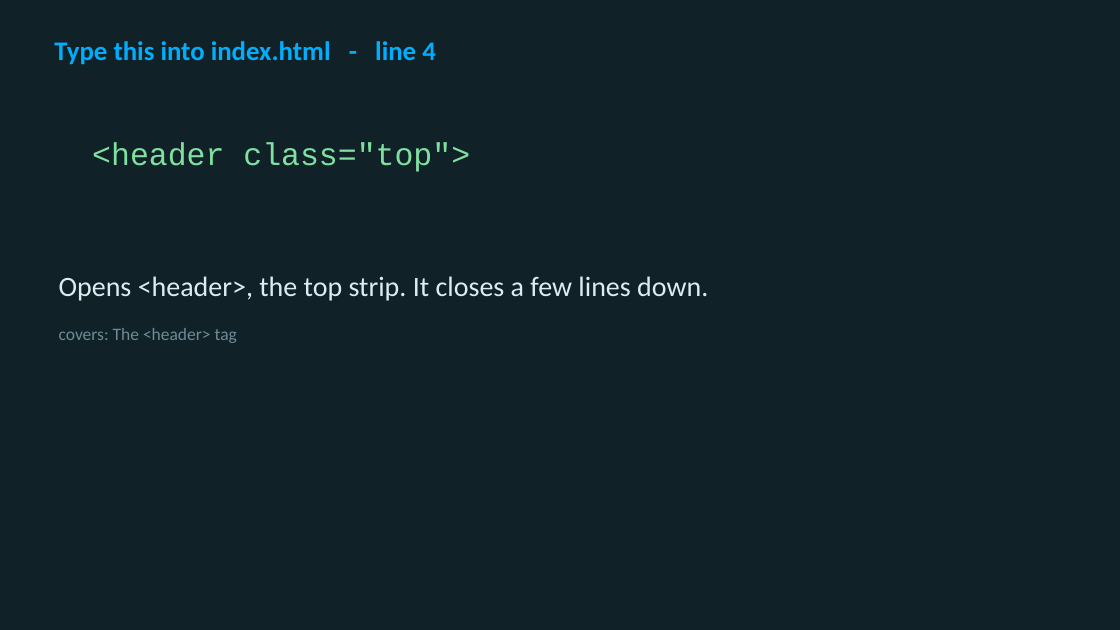
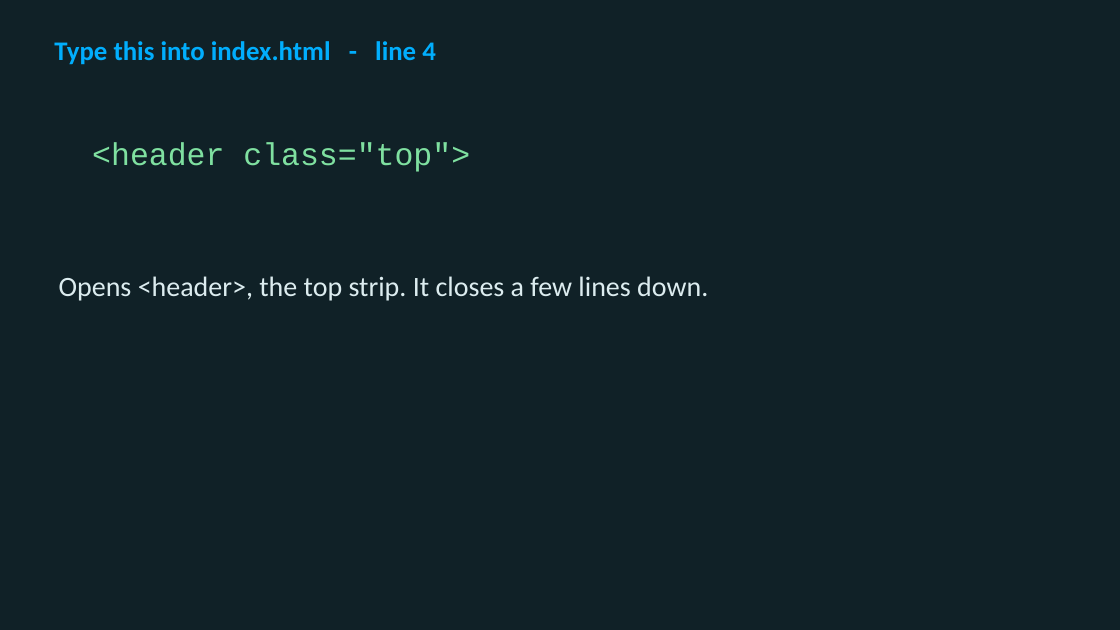
Before and after one commit to utgapps/utgapps.github.io, a slide deck: slide 7 of ai101/slides/week-01.pptx. Drawn at 1120x630 pixels with LibreOffice and Linux fonts; fonts in the diff are those of the drawing. Boxes give left, top, right and bottom in pixels: in the first picture for what was removed or moved away, otherwise in the second. Text is boxed around its words. In the diff, an @@ line names an element or a change of style, - is before the commit and + after.

```diff
--- a/ai101/slides/week-01.pptx
+++ b/ai101/slides/week-01.pptx
@@ text at <box>59,328,237,343</box>: paragraph removed @@
-covers: The <header> tag
```
Also in this commit, not shown: 47 other slides changed, 16 other files.
